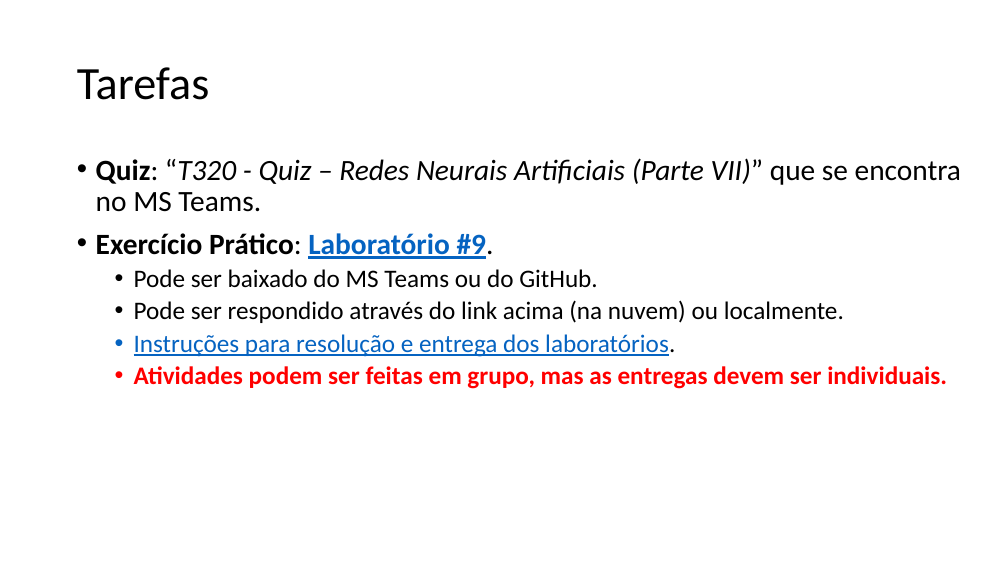
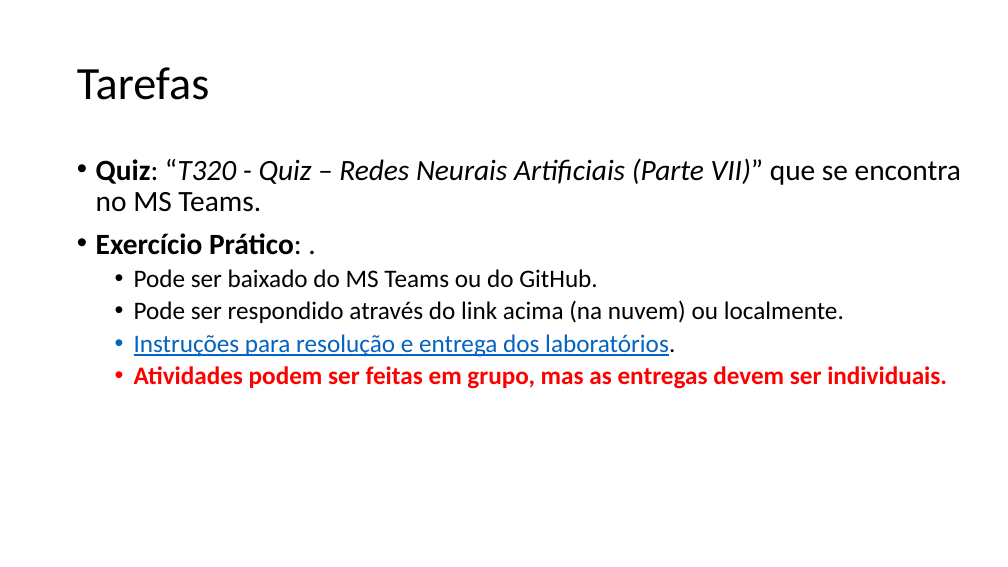
Before and after one commit to zz4fap/t320_aprendizado_de_maquina, a slide deck: slide 21 of slides/T320_Redes_Neurais_Artificiais (Parte IV).pptx (slide 22 before the commit). Drawn at 1008x567 pixels with LibreOffice and Linux fonts; fonts in the diff are those of the drawing. Boxes give left, top, right and bottom in pixels: in the first picture for what was removed or moved away, otherwise in the second. Text is boxed around its words. In the diff, an @@ line names an element or a change of style, - is before the commit and + after.

```diff
--- a/slides/T320_Redes_Neurais_Artificiais (Parte IV).pptx
+++ b/slides/T320_Redes_Neurais_Artificiais (Parte IV).pptx
@@ text at bbox=[96, 233, 302, 255]: text changed @@
-• Exercício Prático: Laboratório #9.
+• Exercício Prático: .
```
Also in this commit, not shown: 9 other slides changed, 1 slide removed.
